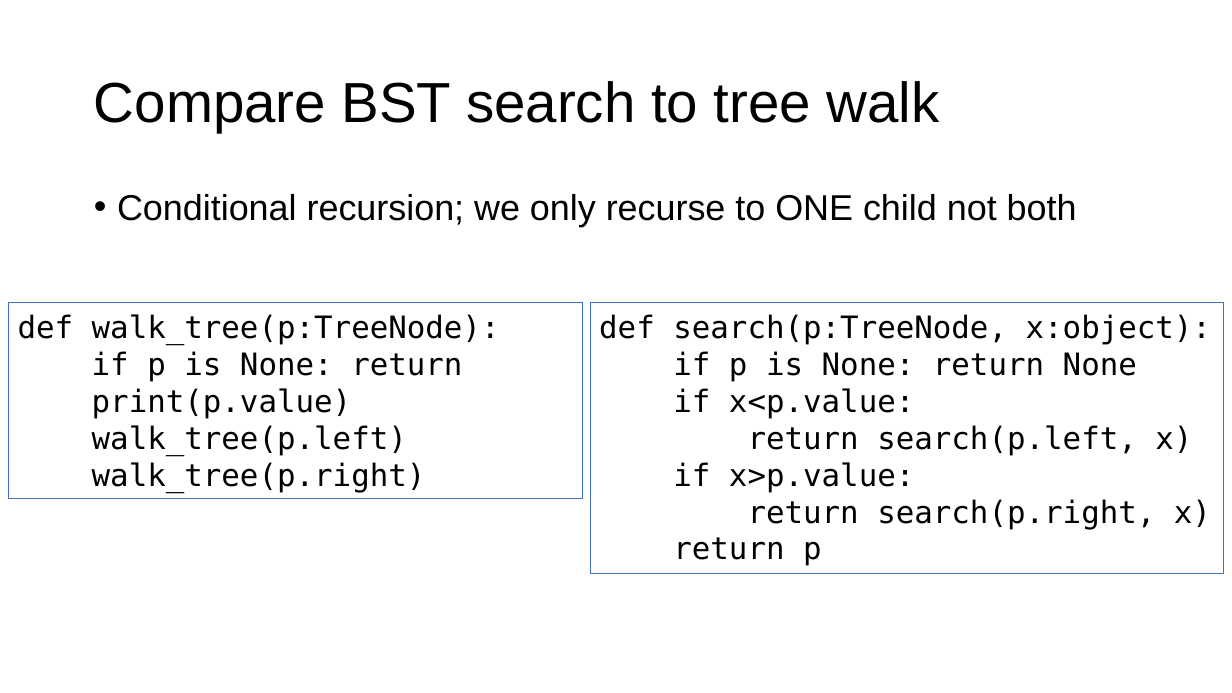
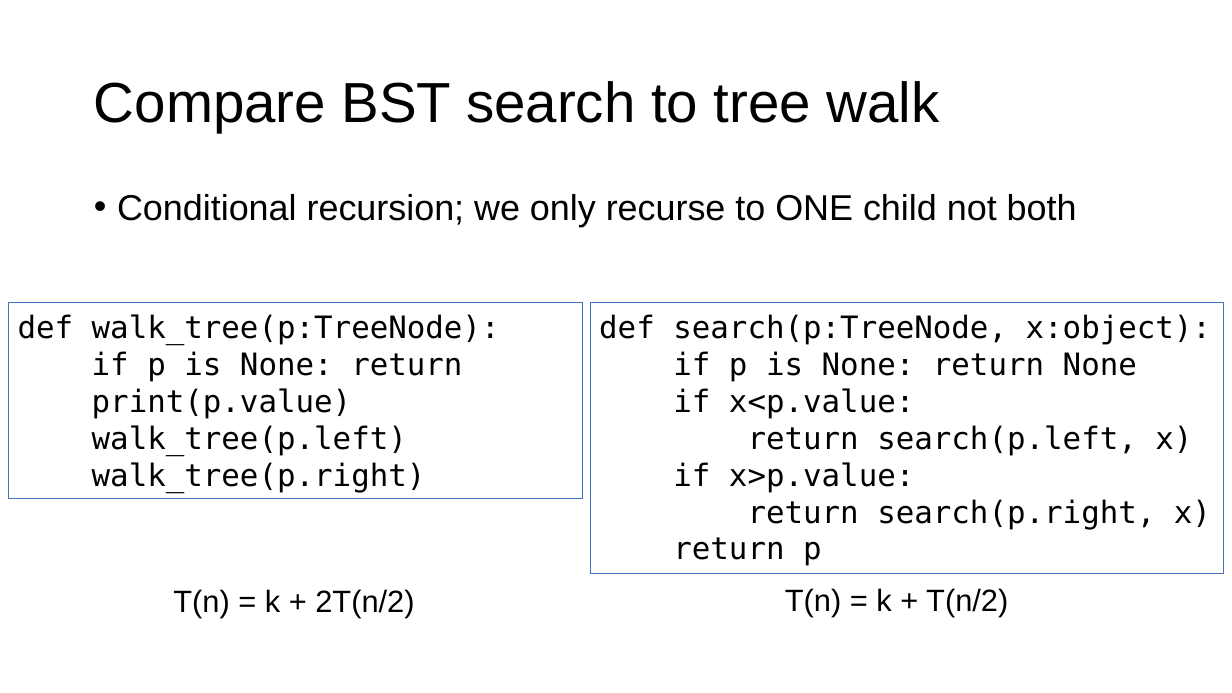
Before and after one commit to parrt/msds689, a slide deck: slide 11 of notes/walking-structures.pptx. Drawn at 1232x693 pixels with LibreOffice and Linux fonts; fonts in the diff are those of the drawing; background and template pictures are left out. Boxes give left, top, right and bottom in pixels: in the first picture for what was removed or moved away, otherwise in the second. Text is boxed around its words. In the diff, an @@ line names an element or a change of style, - is before the commit and + after.

```diff
--- a/notes/walking-structures.pptx
+++ b/notes/walking-structures.pptx
@@ text added at box(173, 589, 414, 618), 24 pt, text #000000 @@
+T(n) = k + 2T(n/2)
@@ text added at box(785, 588, 1008, 617), 24 pt, text #000000 @@
+T(n) = k + T(n/2)
```
Also in this commit, not shown: 1 other slide changed, 1 other file.
